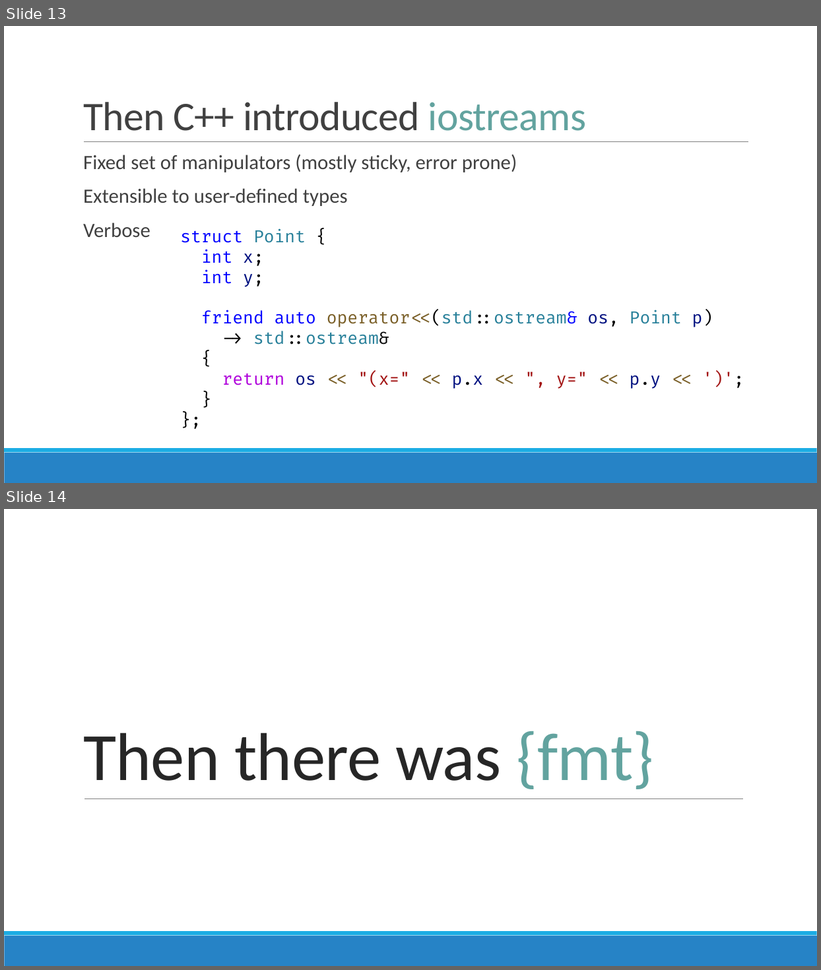
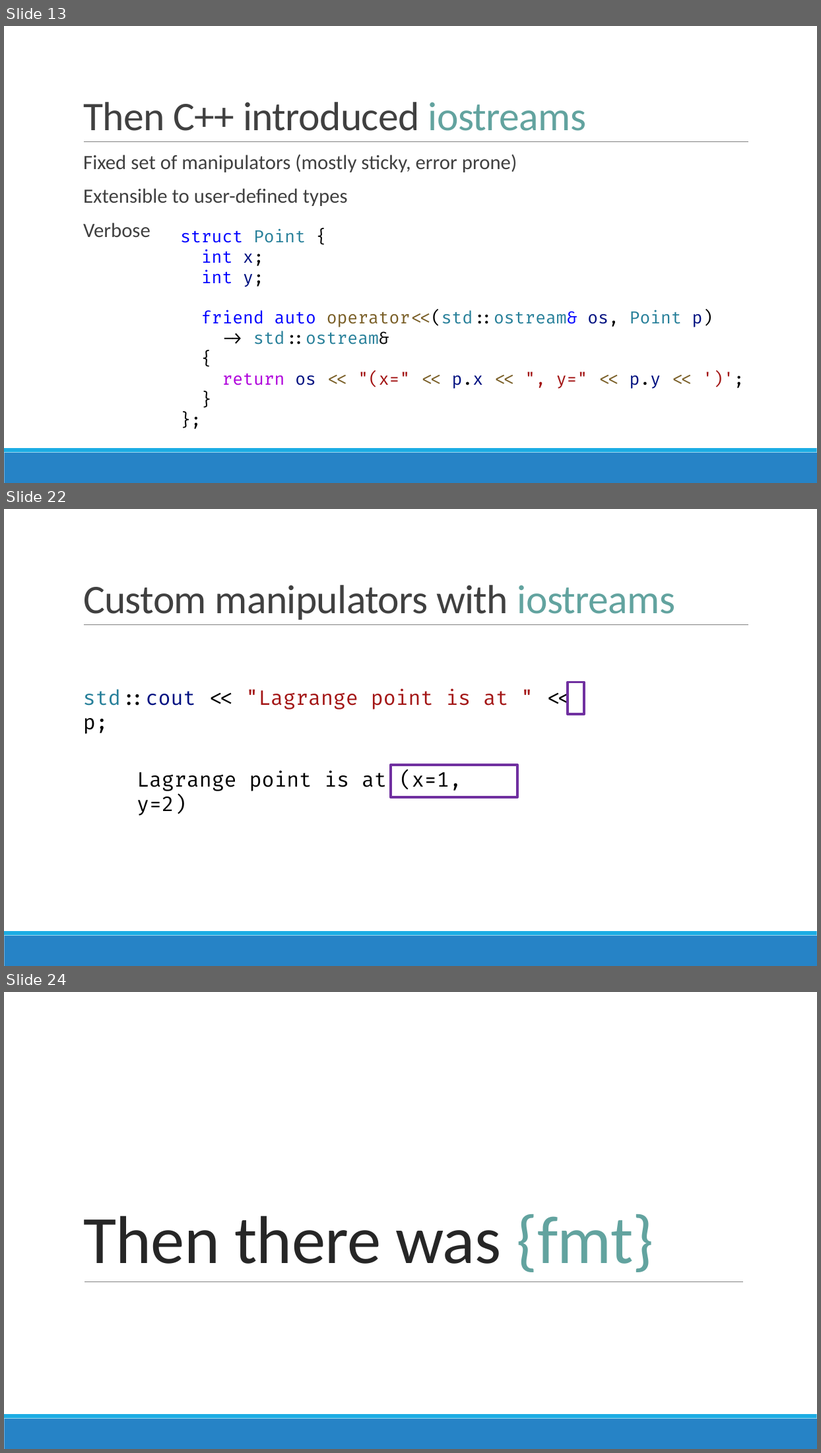
Before and after one commit to brevzin/cpp_proposals, a slide deck: talks/202209_cppcon/The Surprising Complexity of Formatting Ranges.pptx. Shown one above the other, each under a label of ours: slides 13 and 14 before the commit, slides 13, 22 and 24 after it; the slides between them are not shown. The pictures are 821x970 and 821x1453 pixels, drawn with LibreOffice and Linux fonts; fonts in the diff are those of the drawing. Boxes give left, top, right and bottom in pixels: in the first picture for what was removed or moved away, otherwise in the second. Text is boxed around its words. In the diff, an @@ line names an element or a change of style, - is before the commit and + after.

```diff
--- a/talks/202209_cppcon/The Surprising Complexity of Formatting Ranges.pptx
+++ b/talks/202209_cppcon/The Surprising Complexity of Formatting Ranges.pptx
@@ slide 22 added at (x1=4, y1=509, x2=817, y2=966), background #FFFFFF; not listed: 3 template elements that a slide beside it also shows @@
@@ title added at (x1=83, y1=585, x2=676, y2=620), 48 pt, text #404040 @@
+Custom manipulators with iostreams
@@ rectangle added at (x1=568, y1=682, x2=584, y2=714), outline #7030A0 3 pt @@
@@ text added at (x1=83, y1=689, x2=508, y2=734), 24 pt, text #A31515 @@
+std::cout << "Lagrange point is at " << p;
@@ rectangle added at (x1=391, y1=765, x2=517, y2=797), outline #7030A0 3 pt @@
@@ text added at (x1=137, y1=770, x2=462, y2=816), 24 pt, text #000000 @@
+Lagrange point is at (x=1, y=2)
@@ what was slide 14 is now slide 24 @@
```
Also in this commit, not shown: 3 slides changed, 10 other slides added.
